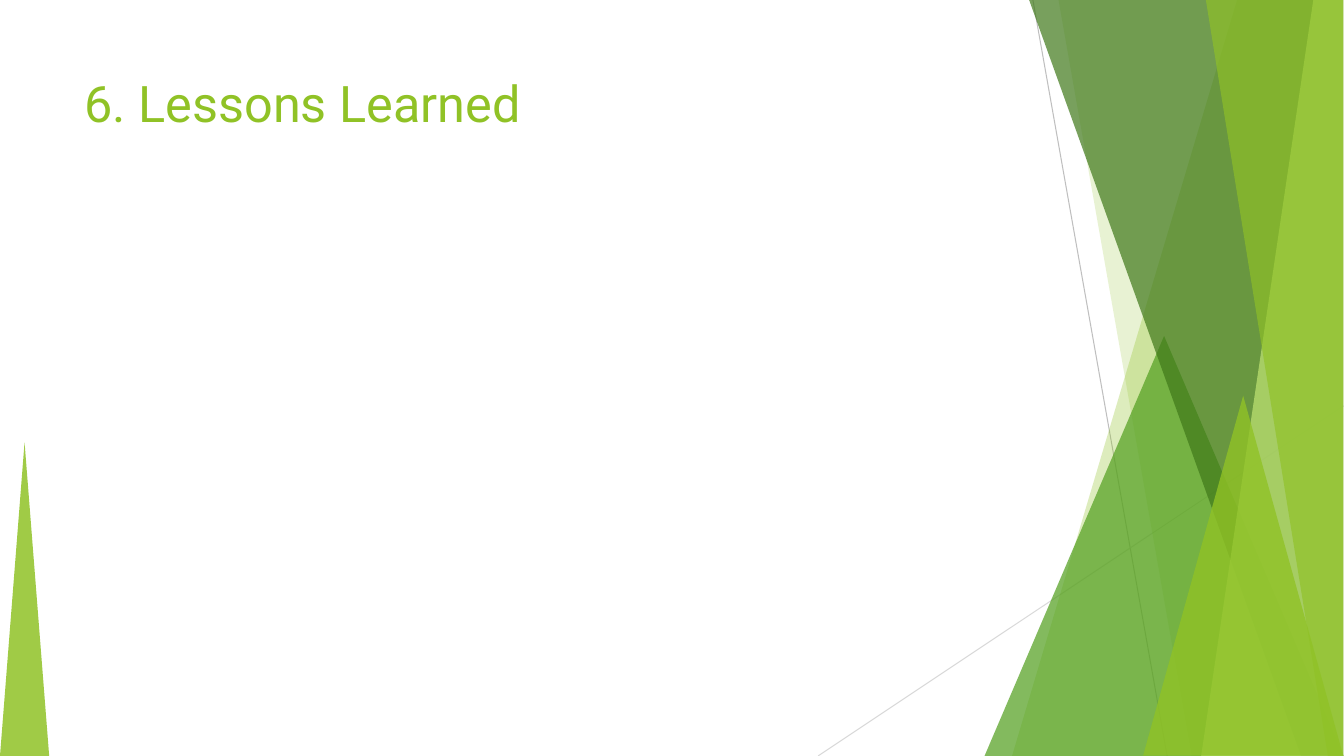
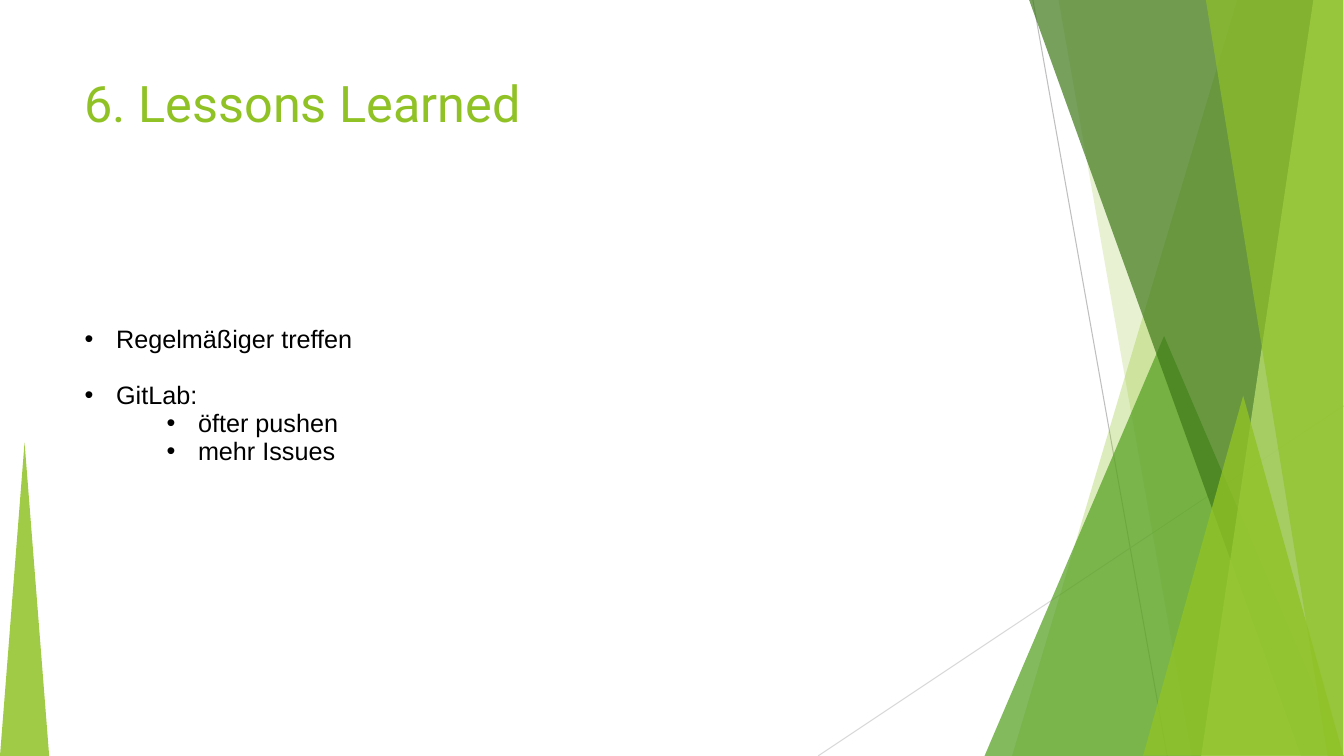
Before and after one commit to fh-erfurt/TravelBuddy-REST, a slide deck: slide 8 of doc/Präsentation/TravelBuddy_1.ppt. Drawn at 1344x756 pixels with LibreOffice and Linux fonts; fonts in the diff are those of the drawing. Boxes give left, top, right and bottom in pixels: in the first picture for what was removed or moved away, otherwise in the second. Text is boxed around its words. In the diff, an @@ line names an element or a change of style, - is before the commit and + after.

Commit message:
Präsentation

```diff
--- a/doc/Präsentation/TravelBuddy_1.ppt
+++ b/doc/Präsentation/TravelBuddy_1.ppt
@@ text added at [116,329,352,461], 18 pt, text #000000 @@
+• Regelmäßiger treffen
+• GitLab:
+  • öfter pushen
+  • mehr Issues
```
Also in this commit, not shown: 2 other slides changed, 1 slide added, 1 slide removed.
